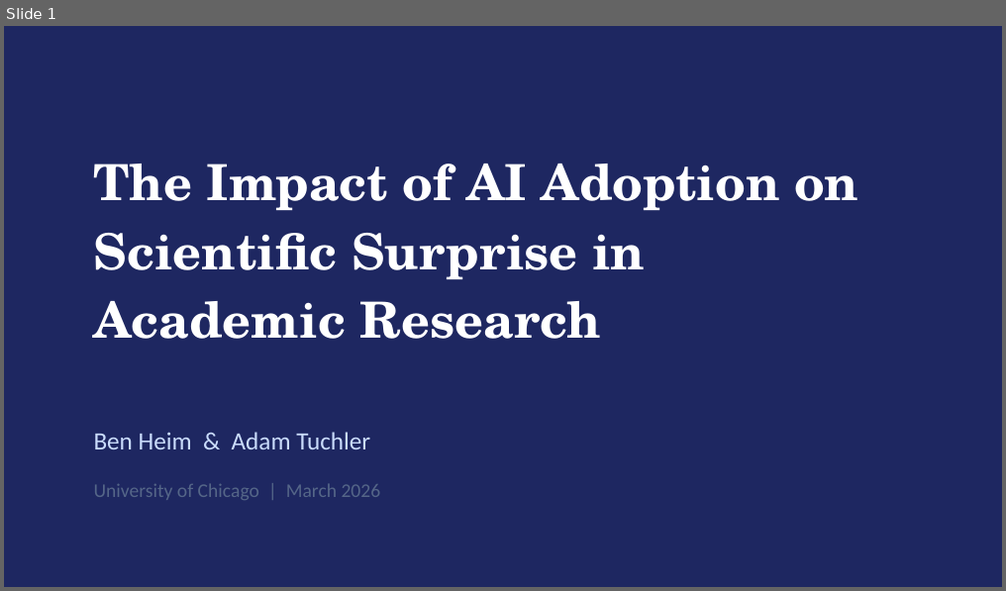
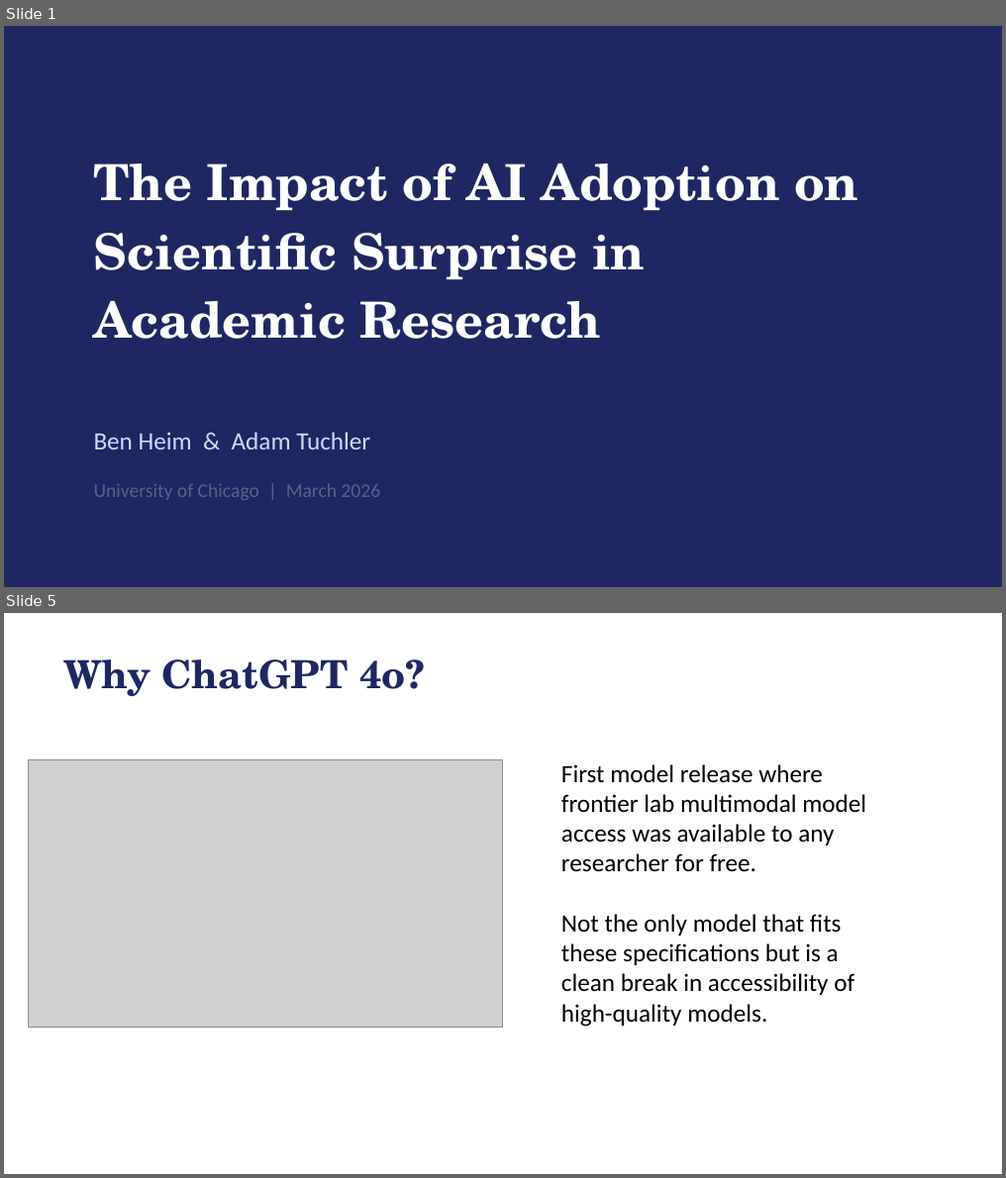
Before and after one commit to bheim/aig_final_project, a slide deck: presentation.pptx. Shown one above the other, each under a label of ours: slide 1 before the commit, slides 1 and 5 after it; the slides between them are not shown. The pictures are 1006x591 and 1006x1178 pixels, drawn with LibreOffice and Linux fonts; fonts in the diff are those of the drawing; grey boxes stand for pictures. Boxes give left, top, right and bottom in pixels: in the first picture for what was removed or moved away, otherwise in the second. Text is boxed around its words. In the diff, an @@ line names an element or a change of style, - is before the commit and + after.

```diff
--- a/presentation.pptx
+++ b/presentation.pptx
@@ slide 5 added at (4,613,1002,1174), background #FFFFFF @@
@@ text added at (63,660,425,696), 28 pt, text #1E2761, bold @@
+Why ChatGPT 4o?
@@ picture added at (28,760,503,1027) @@
@@ text added at (109,750,758,812), 20 pt, text #FFFFFF, italic @@
+Does AI adoption causally increase the disciplinary breadth of academic citations?
@@ text added at (561,764,866,1027), 18 pt, text #000000 @@
+First model release where frontier lab multimodal model access was available to any researcher for free.
+Not the only model that fits these specifications but is a clean break in accessibility of high-quality models.
```
Also in this commit, not shown: 6 slides changed, 10 other slides added, 2 other files.
